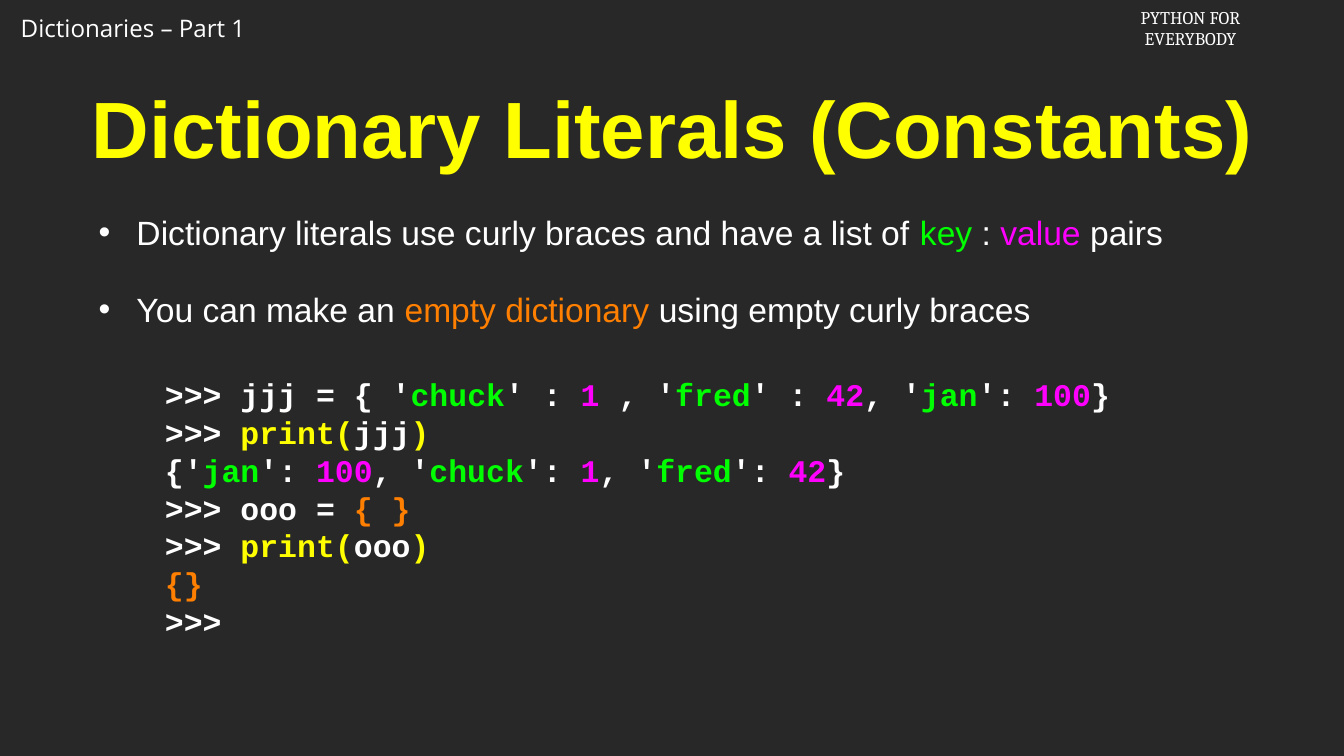
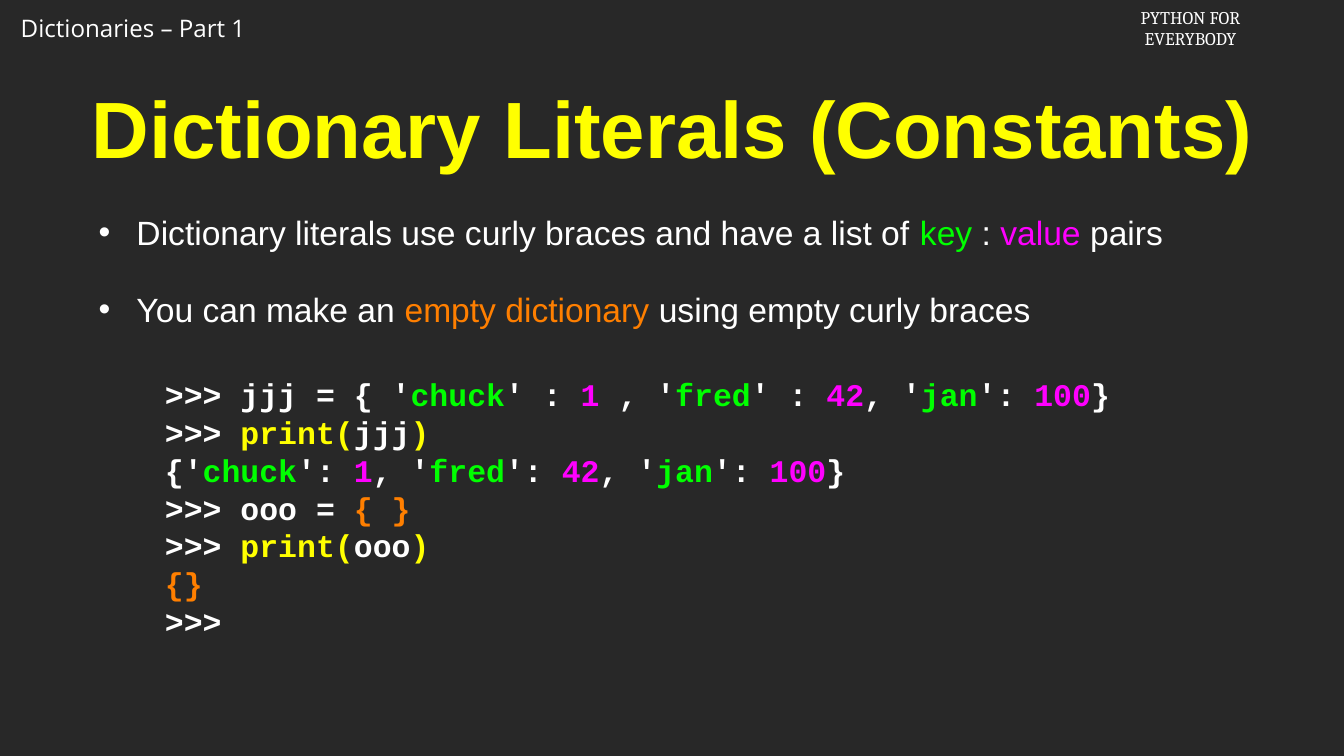
Before and after one commit to csev/py4e, a slide deck: slide 12 of cai/redo-2024/Slides/09-01-python4e.04.113016.pptx (slide 10 before the commit). Drawn at 1344x756 pixels with LibreOffice and Linux fonts; fonts in the diff are those of the drawing; background and template pictures are left out. Boxes give left, top, right and bottom in pixels: in the first picture for what was removed or moved away, otherwise in the second. Text is boxed around its words. In the diff, an @@ line names an element or a change of style, - is before the commit and + after.

```diff
--- a/cai/redo-2024/Slides/09-01-python4e.04.113016.pptx
+++ b/cai/redo-2024/Slides/09-01-python4e.04.113016.pptx
@@ text at (165,459,846,489): text changed @@
-{'jan': 100, 'chuck': 1, 'fred': 42}
+{'chuck': 1, 'fred': 42, 'jan': 100}
```
Also in this commit, not shown: 4 other slides changed, 4 slides added, 2 slides removed, 6 other files.
